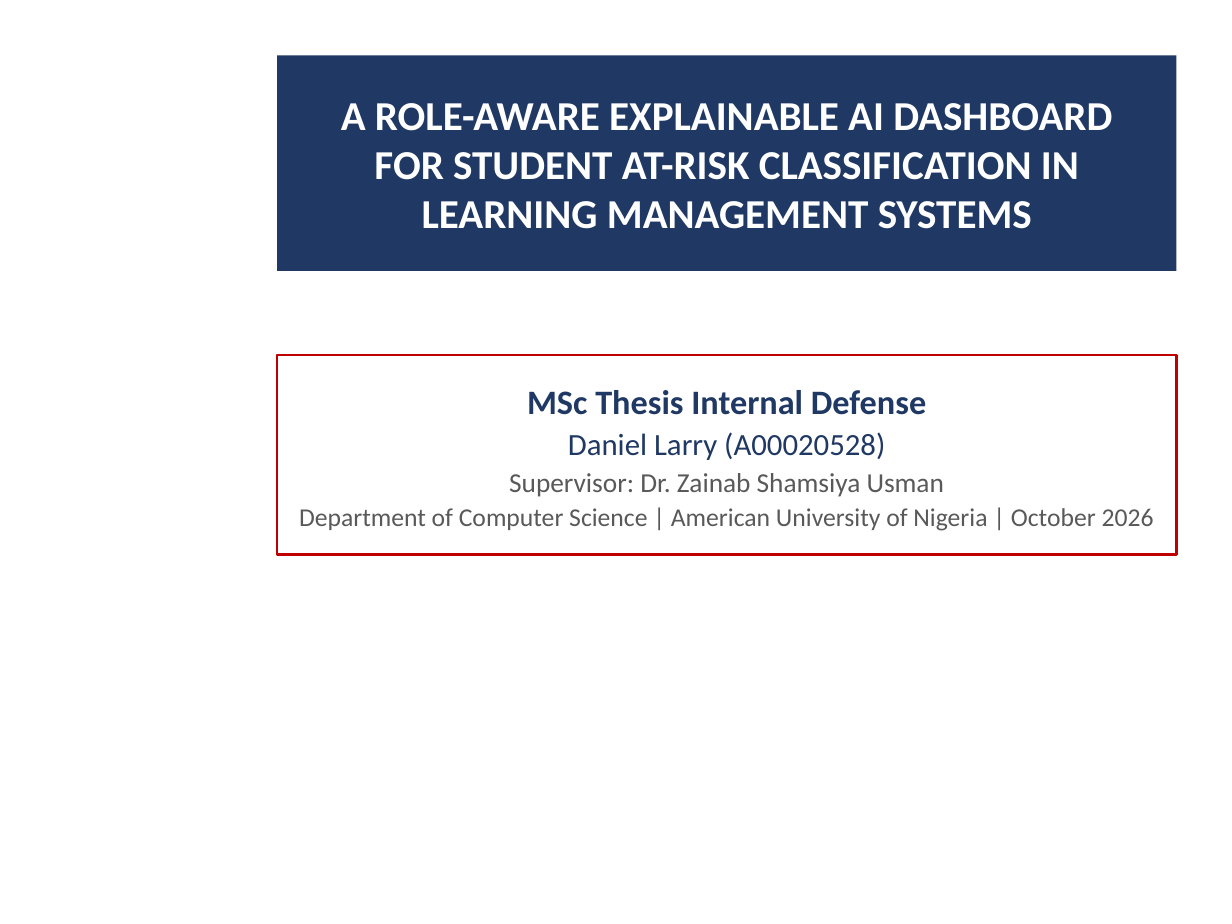
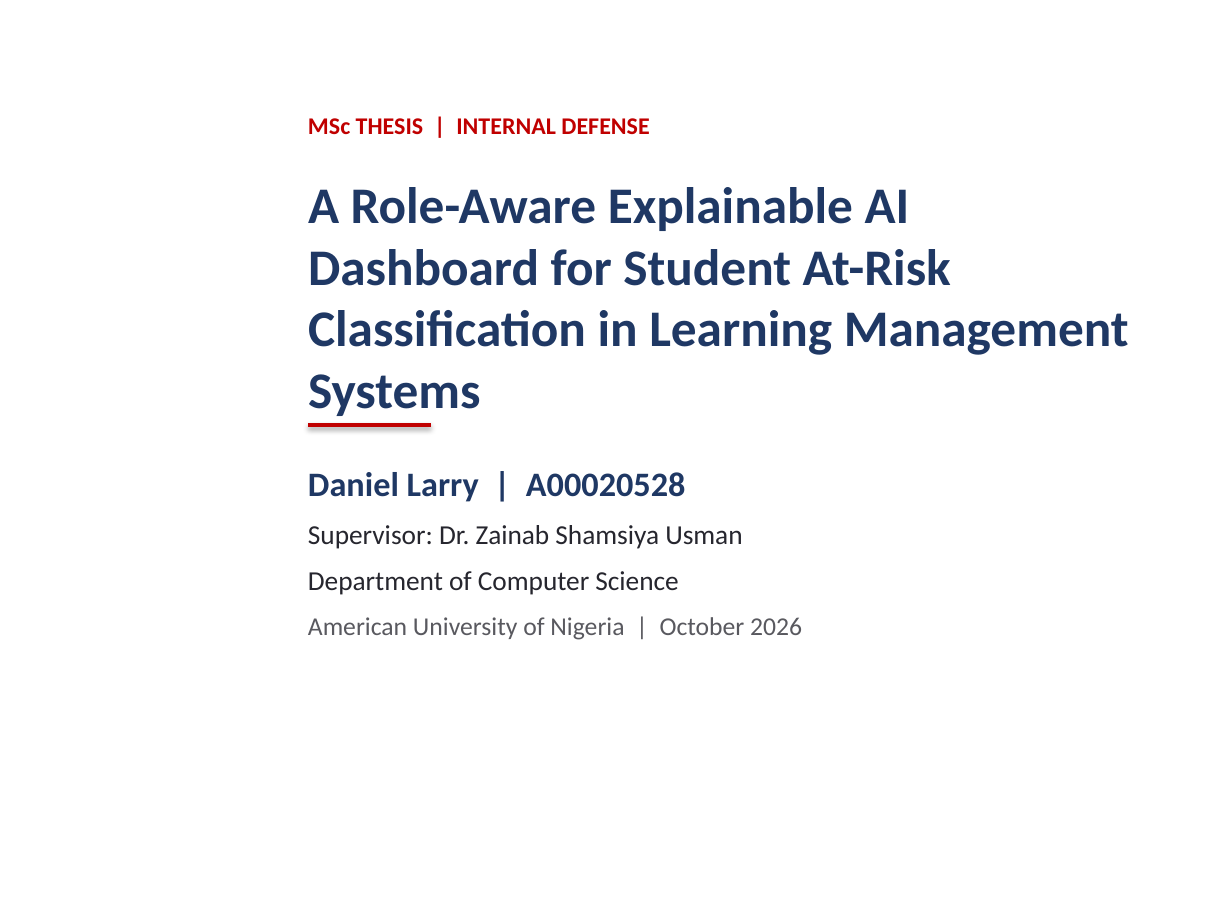
Before and after one commit to daniel-larry/python-run-result, a slide deck: slide 1 of Internal_Defense_Presentation.pptx. Drawn at 1232x924 pixels with LibreOffice and Linux fonts; fonts in the diff are those of the drawing; background and template pictures are left out. Boxes give left, top, right and bottom in pixels: in the first picture for what was removed or moved away, otherwise in the second. Text is boxed around its words. In the diff, an @@ line names an element or a change of style, - is before the commit and + after.

Commit message:
Defense deck: open layout without boxes, Calibri, Moodle screenshot

```diff
--- a/Internal_Defense_Presentation.pptx
+++ b/Internal_Defense_Presentation.pptx
@@ rectangle removed at bbox=[277, 55, 1177, 271] @@
@@ text added at bbox=[308, 118, 649, 134], 14 pt, text #C00000, bold @@
+MSc THESIS | INTERNAL DEFENSE
@@ title "A Role-Aware Explainable AI Dashboard ..." at bbox=[308, 187, 1129, 416]: vertical alignment middle to top @@
@@ title at bbox=[308, 187, 1129, 416]: text changed; size 24 to 30 pt; text colour #FFFFFF to #1F3864 @@
-A ROLE-AWARE EXPLAINABLE AI DASHBOARD FOR STUDENT AT-RISK CLASSIFICATION IN LEARNING MANAGEMENT SYSTEMS
+A Role-Aware Explainable AI Dashboard for Student At-Risk Classification in Learning Management Systems
@@ rectangle removed at bbox=[277, 355, 1177, 554] @@
@@ line added from (308, 425) to (431, 425), #C00000 2.25 pt @@
@@ text "Daniel Larry | A00020528" at bbox=[308, 472, 802, 640]: vertical alignment middle to top @@
@@ text at bbox=[308, 472, 686, 502]: text changed @@
-MSc Thesis Internal Defense
-Daniel Larry (A00020528)
+Daniel Larry | A00020528
@@ text "Daniel Larry | A00020528": place and size @@
-text "Daniel Larry | A00020528" at bbox=[299, 390, 1154, 531]
+text "Daniel Larry | A00020528" at bbox=[308, 472, 802, 640]
@@ text at bbox=[308, 525, 742, 549]: text colour #595959 to #26262E in "Supervisor: Dr. Zainab Shamsiya Usman"; alignment centre to left; more space between paragraphs @@
@@ text at bbox=[308, 571, 802, 640]: text changed; text colour #595959 to #59595F @@
-Department of Computer Science | American University of Nigeria | October 2026
+Department of Computer Science
+American University of Nigeria | October 2026
```
Also in this commit, not shown: 11 other slides changed.
